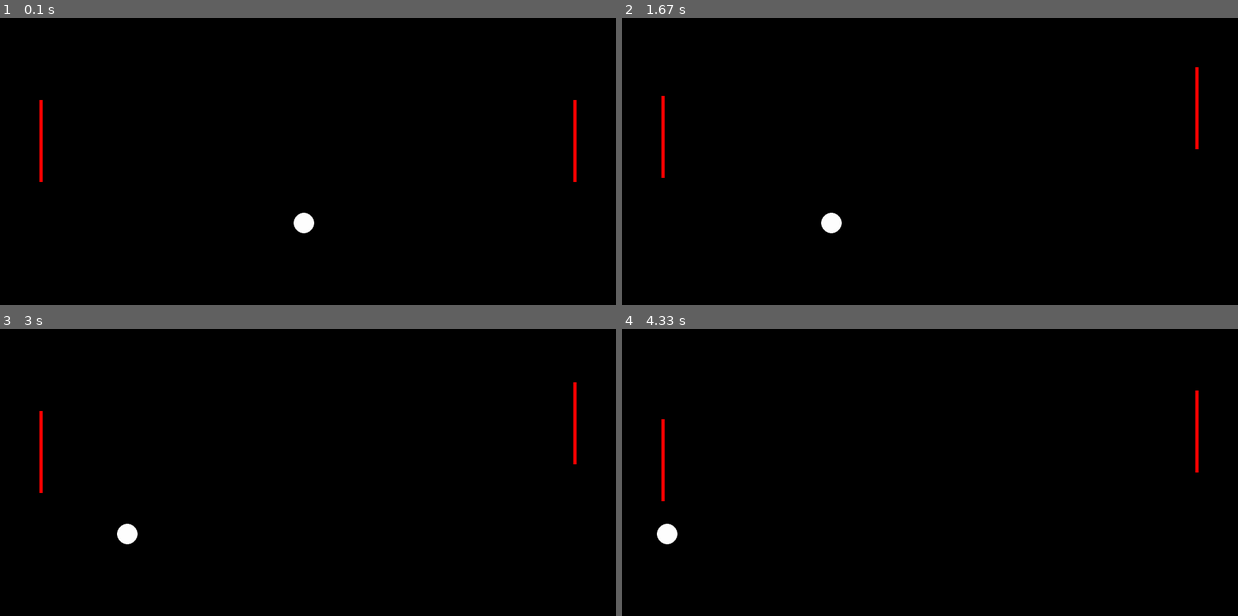
Above: before the commit, frames 1-4 (two rows, left to right).
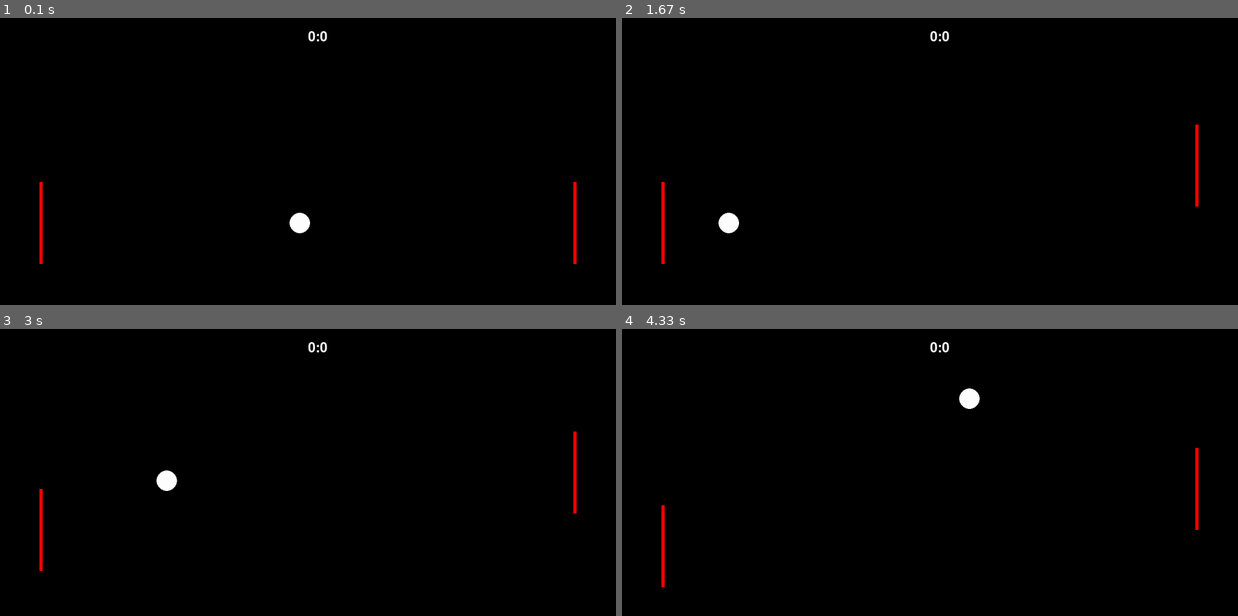
Above: after the commit, the same moments.

Repository: PennyGuyDyls/MineSweeper
Game: pygame game, started from Pong.py
Same seed, same stepped clock (60 frames per second), same inputs: the game is played once before the commit and once after it.
Inputs:
- Up to frame 1 (0.1 s): no input
- Up to frame 2 (1.67 s): hold Up 0.33-0.8 s; hold Down 0.83-1.13 s; hold S 0.83-1.13 s; hold Up 1.17-1.53 s; hold W 1.17-1.53 s; hold Down from 1.57 s (still down); hold S from 1.57 s (still down)
- Up to frame 3 (3 s): release Down at 1.93 s; release S at 1.93 s; hold Up 1.97-2.27 s; hold W 1.97-2.27 s; hold Down 2.3-2.6 s; hold S 2.3-2.6 s; hold Up from 2.63 s (still down); hold W from 2.63 s (still down)
- Up to frame 4 (4.33 s): release Up at 3 s; release W at 3 s; hold Down 3.03-3.4 s; hold S 3.03-3.4 s; hold Up 3.43-3.73 s; hold W 3.43-3.73 s; hold Down 3.77-4.07 s; hold S 3.77-4.07 s; hold Up from 4.1 s (still down); hold W from 4.1 s (still down)

The runs differ from the first frame. In frame 1, 0.9% of the frame differs, in the area x 6-94%, y 4-86%; in frame 2, 1.1%; in frame 3, 1.0%; in frame 4, 1.1%.

Commit message:
Update Pong.py

Diff:
--- a/Pong.py
+++ b/Pong.py
@@ -6,7 +6,7 @@
         self.image = pygame.Surface((8,200))
         self.image.fill((255, 0, 0))
         self.rect = self.image.get_rect()
-        self.rect.center = (100, 300)
+        self.rect.center = (100, 500)
 
     def update(self,d):
         if 100<self.rect.centery+d<900:
@@ -18,7 +18,7 @@
         self.image = pygame.Surface((8,200))
         self.image.fill((255, 0, 0))
         self.rect = self.image.get_rect()
-        self.rect.center = (1400, 300)
+        self.rect.center = (1400, 500)
 
     def update(self,d):
         if 100<self.rect.centery+d<900:
@@ -34,8 +34,8 @@
 
     def update(self,ang,speed):
 
-        self.rect.centerx+=(10-ang)*speed
-        self.rect.centery+=ang*speed
+        self.rect.centerx+=speed
+        self.rect.centery+=ang
 
 pygame.init()
 screen=pygame.display.set_mode((1500,1000))
@@ -51,12 +51,32 @@
 ball.add(ballspr)
 direction1,direction2 = 0,0
 angle=0
-speed=-1
+speed=-10
 running=True
-while running:
-    clock.tick(15)
+font=pygame.font.SysFont(None, 48)
+score=[0,0]
+while 2 not in score and running:
+    clock.tick(30)
+
+    if 0>ballspr.rect.centerx:
+        score[1]+=1
+        ballspr.rect.center=(750,500)
+        padSpr1.rect.centery=500
+        padSpr2.rect.centery=500
+        angle=0
+        speed=-10
+    elif ballspr.rect.centerx>1500:
+        score[0]+=1
+        ballspr.rect.center=(750,500)
+        padSpr1.rect.centery=500
+        padSpr2.rect.centery=500
+        angle=0
+        speed=-10
+    text= font.render((f'{score[0]}:{score[1]}'),True,(255,255,255))
 
     screen.fill((0,0,0))
+
+    screen.blit(text,(750,30))
     paddle1.update(direction1*-10)
     paddle1.draw(screen)
     paddle2.update(direction2*-10)
@@ -94,9 +114,11 @@
 
     if pygame.sprite.collide_rect(ballspr,padSpr1) or pygame.sprite.collide_rect(ballspr,padSpr2):
         if speed>0:
-            speed+=0.1
+            speed+=1
         else:
-            speed-=0.1
+            speed-=1
         speed*=-1
-
-        angle=(ballspr.rect.centery - padSpr1.rect.centery)//11
+        if pygame.sprite.collide_rect(ballspr,padSpr1):
+            angle=(ballspr.rect.centery - padSpr1.rect.centery)//11
+        elif pygame.sprite.collide_rect(ballspr,padSpr2):
+            angle=(ballspr.rect.centery - padSpr2.rect.centery)//11
